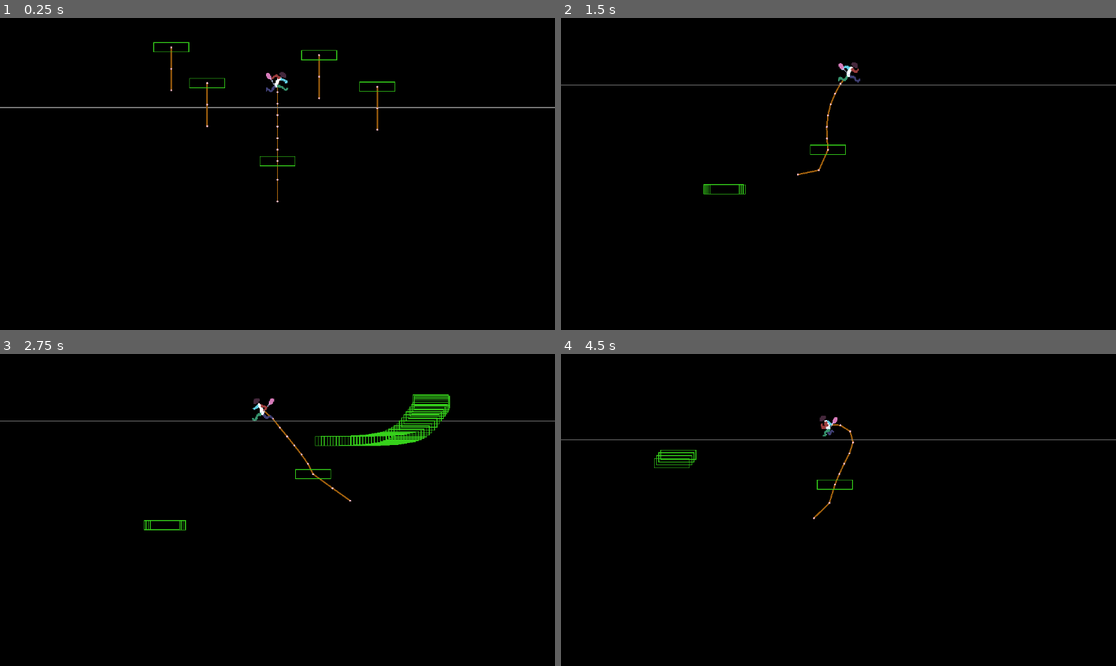
Above: before the commit, frames 1-4 (two rows, left to right).
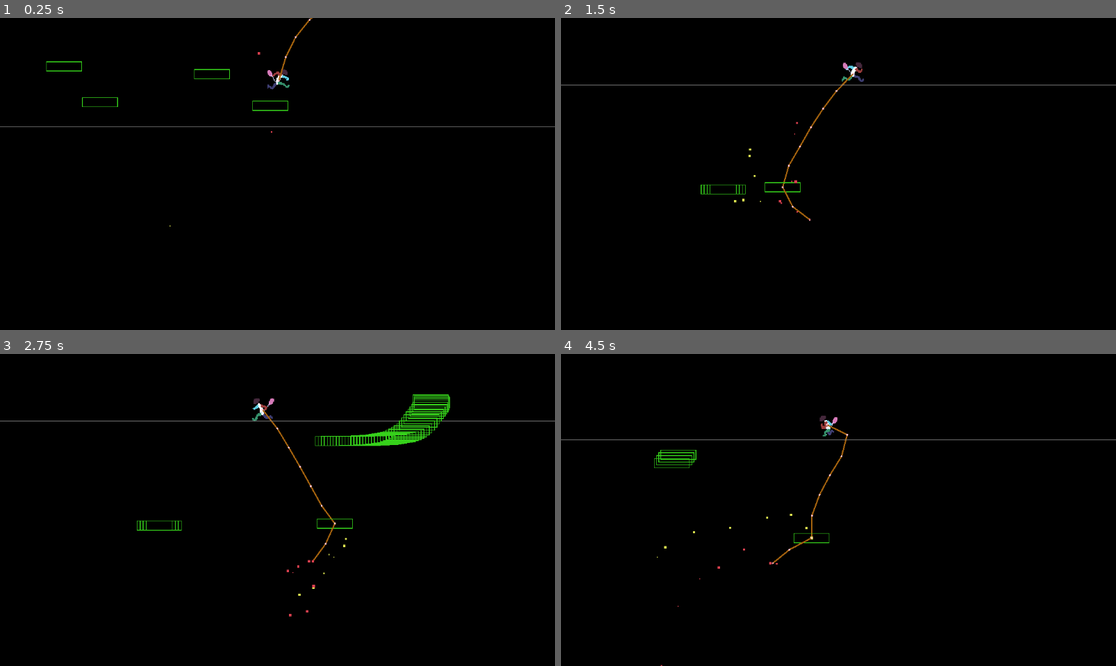
Above: after the commit, the same moments.

Repository: Cosillow/Hello_Gadot
Game: Godot game, scene res://scenes/game.tscn
Same seed, same stepped clock (60 frames per second), same inputs: the game is played once before the commit and once after it.
Inputs (mouse positions are in pixels of both pictures, inside the frame that each line leads up to):
- Up to frame 1 (0.25 s): no input
- Up to frame 2 (1.5 s): move the mouse to (960, 158) at 0.52 s; press the mouse at (960, 158) at 0.53 s; hold Right (move_right) from 0.53 s (still down); tap Z (jump) at 0.77 s; move the mouse to (727, 189) at 1.27 s; release the mouse at (727, 189) at 1.28 s; right-click (727, 189) at 1.35 s; click (727, 189) at 1.42 s
- Up to frame 3 (2.75 s): tap Z (jump) at 1.52 s; move the mouse to (333, 441) at 2.02 s; release Right (move_right) at 2.03 s; press the mouse at (333, 441) at 2.03 s; hold Left (move_left) from 2.03 s (still down)
- Up to frame 4 (4.5 s): move the mouse to (810, 572) at 2.77 s; release Left (move_left) at 2.78 s; release the mouse at (810, 572) at 2.78 s; hold Right (move_right) 2.78-4.28 s; right-click (810, 572) at 2.85 s; click (810, 572) at 2.92 s; tap Z (jump) at 3.02, 3.77 s; move the mouse to (1005, 556) at 3.52 s; press the mouse at (1005, 556) at 3.53 s; move the mouse to (672, 463) at 4.27 s; release the mouse at (672, 463) at 4.28 s; hold Left (move_left) from 4.28 s (still down); right-click (672, 463) at 4.35 s; click (672, 463) at 4.42 s

The runs differ from the first frame. In frame 1, 1.6% of the frame differs, in the area x 0-100%, y 0-67%; in frame 2, 0.7%; in frame 3, 0.6%; in frame 4, 0.5%.

Commit message:
Stop tracking files that are now in .gitignore and rope is imroved to use parent/child; has problems switching parents after startup...

Diff:
--- a/scenes/game.tscn
+++ b/scenes/game.tscn
@@ -78,23 +78,9 @@
 
 [node name="Game" type="Node2D"]
 
-[node name="Rope" parent="." node_paths=PackedStringArray("attatchedTo", "endAttatchment") instance=ExtResource("5_6ldxs")]
-ropeLength = 120.0
-constrain = 16.0
-gravityAdjustment = 15.0
-endPin = false
-attatchedTo = NodePath("../Player")
-endAttatchment = NodePath("../Platform5")
-
-[node name="Rope6" parent="." node_paths=PackedStringArray("attatchedTo") instance=ExtResource("5_6ldxs")]
-position = Vector2(-14, 8)
-ropeLength = 80.0
-constrain = 30.0
-endPin = false
-attatchedTo = NodePath("../Platform5")
-
 [node name="Player" type="CharacterBody2D" parent="."]
 unique_name_in_owner = true
+position = Vector2(140, 0)
 script = ExtResource("1_jckq7")
 
 [node name="CollisionShape2D" type="CollisionShape2D" parent="Player"]
@@ -112,8 +98,36 @@
 position_smoothing_enabled = true
 position_smoothing_speed = 10.0
 
-[node name="Platform5" parent="." instance=ExtResource("3_pj20w")]
-position = Vector2(139, 37)
+[node name="Rope" parent="Player" instance=ExtResource("5_6ldxs")]
+ropeLength = 200.0
+constrain = 31.0
+gravityAdjustment = 15.0
+endPin = false
+
+[node name="CPUParticles2D" type="CPUParticles2D" parent="Player/Rope"]
+direction = Vector2(0, 1)
+spread = 2.2
+gravity = Vector2(0, 50)
+initial_velocity_min = 36.59
+initial_velocity_max = 182.93
+scale_amount_max = 4.0
+color = Color(0.858824, 0.890196, 0.309804, 1)
+
+[node name="Platform5" parent="Player/Rope" instance=ExtResource("3_pj20w")]
+
+[node name="Rope2" parent="Player/Rope/Platform5" instance=ExtResource("5_6ldxs")]
+ropeLength = 80.0
+constrain = 30.0
+endPin = false
+
+[node name="CPUParticles2D2" type="CPUParticles2D" parent="Player/Rope/Platform5/Rope2"]
+direction = Vector2(0, 1)
+spread = 2.2
+gravity = Vector2(0, 50)
+initial_velocity_min = 36.59
+initial_velocity_max = 182.93
+scale_amount_max = 4.0
+color = Color(0.858824, 0.25098, 0.309804, 1)
 
 [node name="Floor" type="StaticBody2D" parent="."]
 position = Vector2(0, 28)
@@ -130,34 +144,14 @@
 [node name="Platforms" type="Node2D" parent="."]
 script = ExtResource("3_re0w3")
 
-[node name="Rope2" parent="Platforms" node_paths=PackedStringArray("attatchedTo") instance=ExtResource("5_6ldxs")]
-ropeLength = 80.0
-constrain = 30.0
-attatchedTo = NodePath("../Platform")
+[node name="Platform3" parent="Platforms" instance=ExtResource("3_pj20w")]
+position = Vector2(-98, 32)
+
+[node name="Platform2" parent="Platforms" instance=ExtResource("3_pj20w")]
+position = Vector2(-148, -18)
 
 [node name="Platform" parent="Platforms" instance=ExtResource("3_pj20w")]
 position = Vector2(139, 37)
 
-[node name="Rope3" parent="Platforms" node_paths=PackedStringArray("attatchedTo") instance=ExtResource("5_6ldxs")]
-ropeLength = 80.0
-constrain = 30.0
-attatchedTo = NodePath("../Platform2")
-
-[node name="Platform2" parent="Platforms" instance=ExtResource("3_pj20w")]
-position = Vector2(-148, -18)
-
-[node name="Rope4" parent="Platforms" node_paths=PackedStringArray("attatchedTo") instance=ExtResource("5_6ldxs")]
-ropeLength = 80.0
-constrain = 30.0
-attatchedTo = NodePath("../Platform3")
-
-[node name="Platform3" parent="Platforms" instance=ExtResource("3_pj20w")]
-position = Vector2(-98, 32)
-
-[node name="Rope5" parent="Platforms" node_paths=PackedStringArray("attatchedTo") instance=ExtResource("5_6ldxs")]
-ropeLength = 80.0
-constrain = 30.0
-attatchedTo = NodePath("../Platform4")
-
 [node name="Platform4" parent="Platforms" instance=ExtResource("3_pj20w")]
 position = Vector2(58, -7)
--- a/scenes/rope.tscn
+++ b/scenes/rope.tscn
@@ -3,5 +3,4 @@
 [ext_resource type="Script" path="res://scripts/rope.gd" id="1_wuqvt"]
 
 [node name="Rope" type="Node2D"]
-process_physics_priority = 10
 script = ExtResource("1_wuqvt")
--- a/scripts/rope.gd
+++ b/scripts/rope.gd
@@ -1,129 +1,133 @@
+class_name Rope
 extends Node2D
+
+# TODO: CURRENTLY... the _parent_cache must be of Node2d... otherwise it crashes
+#		idk what the behavior should be for that, probably just fall to gravity?
+#		also... I have zero error checking if there is no _parent_cache
+# TODO: boolean exports for the rope just affecting the _parent_cache/child velocity, not just setting position
+# TODO: ropeSize is not an exact science, because of the constraint size
+#		probably change the constraint size to work for the ropeSize on rope-set
+# TODO: _notification doesn't work all the time for reparenting... I've found it is because
+#		(in some way) the position of the rope is not always 0 when it swaps parents. Should I
+#		be using global position some places instead?
 
 @export var ropeLength:float = 30 :
 	set(length):
 		ropeLength = length
-		call_deferred("init")
+		call_deferred("_ready")
 ## constraint iterations (a ratio more iterations will be applied if rope exceeds length)
 @export var tightness: int = 100
 ## distance between points (must be < ropeLength)
 @export_range(1, 9999999, 1, "or_greater") var constrain: float = 1 :
 	set(val):
 		constrain =  max(1, min(val, ropeLength - 0.1))
-		call_deferred("init")
+		call_deferred("_ready")
 @export var gravityAdjustment: float = 0
-@export_range(0.1, 0.9, .1) var dampening: float = 0.9
+@export_range(0.1, 0.9, .01) var dampening: float = 0.9
 @export var endPin: bool = true
 @export var color: Color = Color(0.648, 0.389, 0.056)
-@export var attatchedTo: Node2D
-@export var endAttatchment: Node2D
 @export_range(1, 9999999, 1, "or_greater") var width: float = 2
 @onready var prGravity: float = ProjectSettings.get_setting("physics/2d/default_gravity")/50
 var gravity: Vector2 :
 	get:
 		return Vector2(0, prGravity + gravityAdjustment)
-var pointCount: int
-var pos: PackedVector2Array
-var posPrev: PackedVector2Array
+var _point_count: int
+var _pos: PackedVector2Array
+var _pos_prev: PackedVector2Array
+
+var finalPosition: PackedVector2Array :
+	get:
+		return _pos * Transform2D().translated(_parent_cache.position)
+var _parent_cache: Node2D = null
 
 func _ready()->void:
-	# process_physics_priority is set to be after attatchedTo: Node2d
-	# TODO: maybe... `attatchedTo` should just be the parent's position?
-	init()
+	_point_count = int(ceil(ropeLength / constrain))
 
-func init():
-	pointCount = int(ceil(ropeLength / constrain))
-	if attatchedTo:
-		position = attatchedTo.position
-	resize_arrays()
-	init_position()
+	# resize arrays
+	_pos.resize(_point_count)
+	_pos_prev.resize(_point_count)
 
-func resize_arrays():
-	pos.resize(pointCount)
-	posPrev.resize(pointCount)
+	# init position
+	print(self.name, " init position: %v" % [position])
+	position = Vector2.ZERO
+	for i in range(_point_count):
+		_pos[i] = position + Vector2(0, constrain *i)
+		_pos_prev[i] = position + Vector2(0, constrain *i)
 
-func init_position()->void:
-	for i in range(pointCount):
-		pos[i] = position + Vector2(0, constrain *i)
-		posPrev[i] = position + Vector2(0, constrain *i)
-	position = Vector2.ZERO
+func _notification(what):
+	match what:
+		NOTIFICATION_PARENTED:
+			var p = get_parent()
+			if !(p is Node2D):
+				_parent_cache = null
+				return
 
-#func _unhandled_input(event:InputEvent)->void:
-	#if event is InputEventMouseMotion:
-		#if Input.is_action_pressed("right_click"):	#Move start point
-			#set_last(get_global_mouse_position())
-	#elif event is InputEventMouseButton && event.is_pressed():
-		#if event.button_index == 1:
-			#set_start(get_global_mouse_position())
-		#elif event.button_index == 2:
-			#set_last(get_global_mouse_position())
-
+			_parent_cache = p
+			set_deferred("position", Vector2.ZERO)
+			call_deferred("set_start", _parent_cache.position)
+			print("PARENTED:: position: %v, parent pos: %v" % [position, _parent_cache.position])
+		NOTIFICATION_UNPARENTED:
+			print("UNPARENTED:: position: %v" % [position])
+			_parent_cache = null
 
 func _physics_process(delta)->void:
-	update_points(delta)
+	if not _parent_cache: return
+	_update_points(delta)
 
 	# tighten rope more if it exceeds ropeLength
-	var distSq = pos[0].distance_squared_to(pos[pointCount-1])
+	var distSq = _pos[0].distance_squared_to(_pos[_point_count-1])
 	var possibleError = distSq / pow(ropeLength,2)
 	var iterations = max(tightness,int(possibleError * tightness))
 	for i in iterations:
-		update_constrain()
+		_update_constrain()
 
-	if attatchedTo:
-		#call_deferred("set_start", attatchedTo.position)
-		set_start(attatchedTo.position)
-	if endAttatchment:
-		#call_deferred("attatch_last", endAttatchment)
-		attatch_last(endAttatchment)
+	set_start(_parent_cache.position)
 	for c in get_children():
 		if c is Node2D:
-			c.position = pos[pointCount-1]
-
+			c.position = _pos[_point_count-1] - _parent_cache.position
 	queue_redraw()
 
 func set_start(p:Vector2)->void:
-	pos[0] = p
-	posPrev[0] = p
+	_pos[0] = p
+	_pos_prev[0] = p
 
-func attatch_last(n: Node2D)->void:
-	n.position = pos[pointCount-1]
+func _update_points(delta)->void:
+	for i in range (_point_count):
+		# TODO: may need to adjust this if AFFECTING _parent_cache/child not just changing _pos
+		if (i!=0) || (i==0 && !_parent_cache):
+			var velocity = (_pos[i] -_pos_prev[i]) * dampening
+			_pos_prev[i] = _pos[i]
+			_pos[i] += velocity + (gravity * delta)
 
-func update_points(delta)->void:
-	for i in range (pointCount):
-		# not first and last || first if not pinned || last if not pinned
-		if (i!=0 && i!=pointCount-1) || (i==0 && !attatchedTo) || (i==pointCount-1 && !endPin):
-			var velocity = (pos[i] -posPrev[i]) * dampening
-			posPrev[i] = pos[i]
-			pos[i] += velocity + (gravity * delta)
-
-func update_constrain()->void:
-	for i in range(pointCount):
-		if i == pointCount-1:
+func _update_constrain()->void:
+	for i in range(_point_count):
+		if i == _point_count-1:
 			return
-		var distance = pos[i].distance_to(pos[i+1])
+		var distance = _pos[i].distance_to(_pos[i+1])
 		var difference = constrain - distance
 		var percent = difference / distance
-		var vec2 = pos[i+1] - pos[i]
+		var vec2 = _pos[i+1] - _pos[i]
 
 		# if first point
 		if i == 0:
-			if attatchedTo:
-				pos[i+1] += vec2 * percent
+			if _parent_cache:
+				_pos[i+1] += vec2 * percent
 			else:
-				pos[i] -= vec2 * (percent/2)
-				pos[i+1] += vec2 * (percent/2)
+				_pos[i] -= vec2 * (percent/2)
+				_pos[i+1] += vec2 * (percent/2)
 		# if last point, skip because no more points after it
-		elif i == pointCount-1:
+		elif i == _point_count-1:
 			pass
 		# all the rest
 		else:
-			if i+1 == pointCount-1 && endPin:
-				pos[i] -= vec2 * percent
+			if i+1 == _point_count-1 && endPin:
+				_pos[i] -= vec2 * percent
 			else:
-				pos[i] -= vec2 * (percent/2)
-				pos[i+1] += vec2 * (percent/2)
+				_pos[i] -= vec2 * (percent/2)
+				_pos[i+1] += vec2 * (percent/2)
 
 func _draw() -> void:
-	draw_polyline(pos, color, float(width))
-	for p in pos:
+	var rope := finalPosition
+	draw_polyline(rope, color, float(width))
+	for p in rope:
 		draw_circle(p, width/1.5, "pink")
